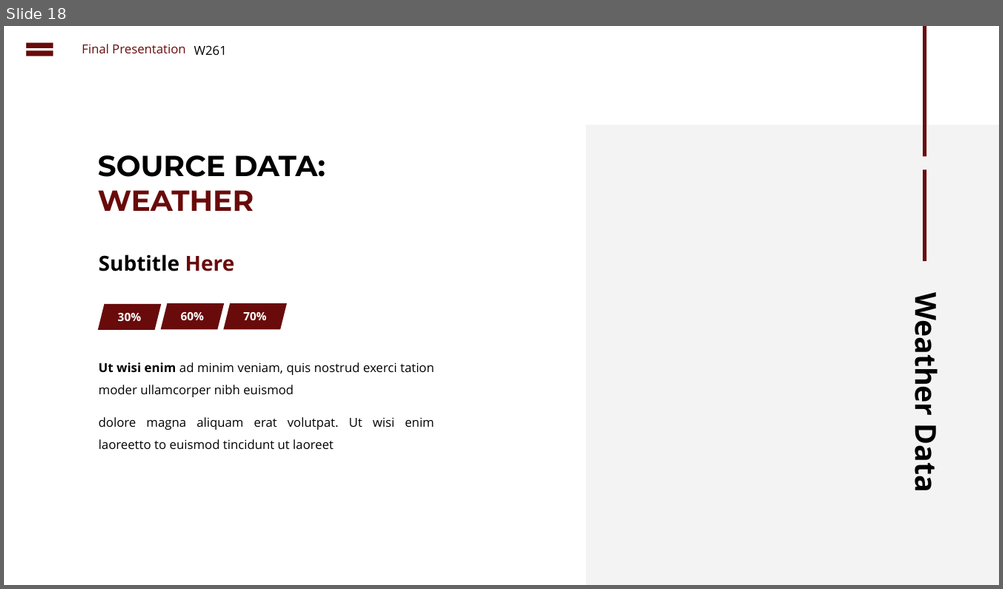
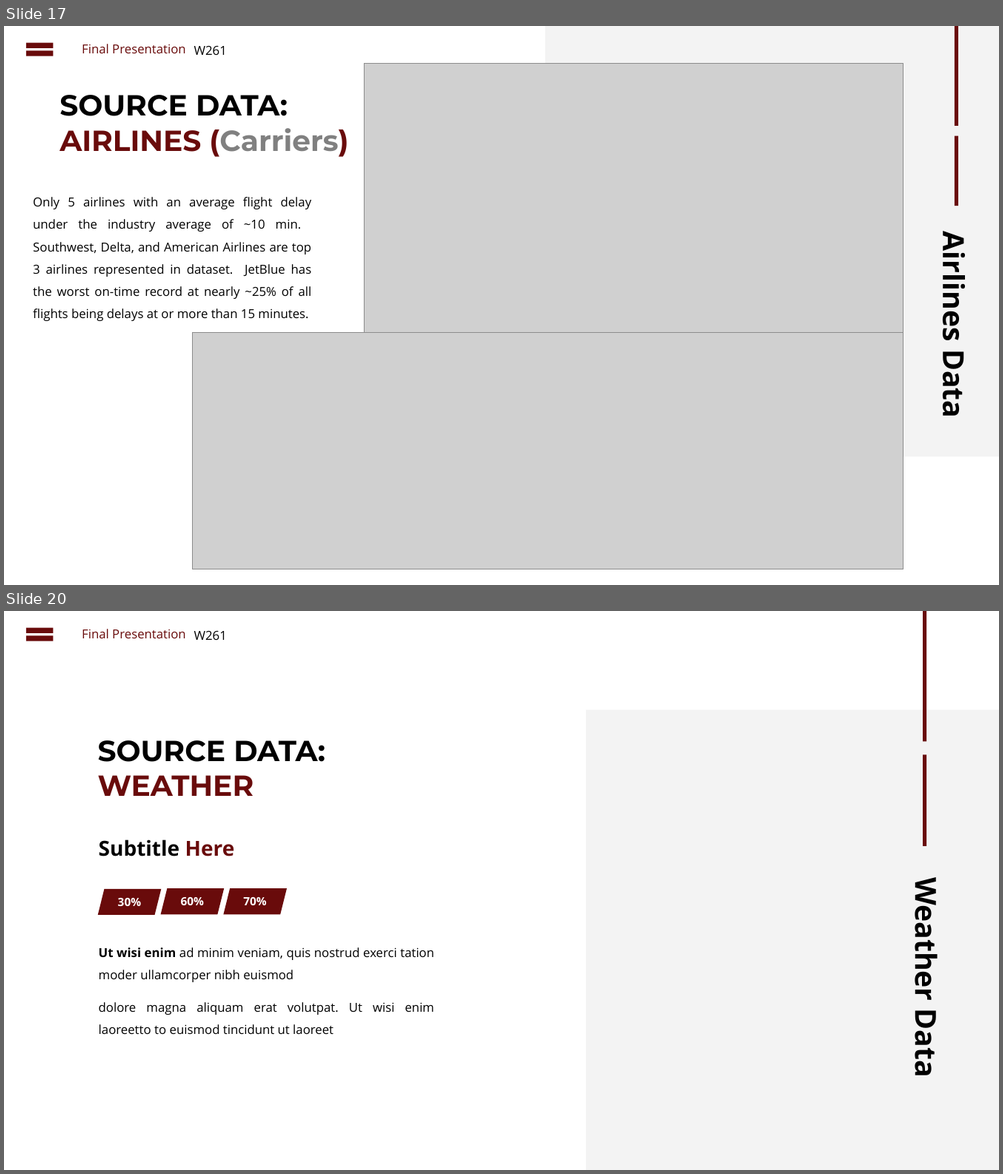
Before and after one commit to cbenge509/flightsontime, a slide deck: presentation/Delayed Flights Prediction - Final.pptx. Shown one above the other, each under a label of ours: slide 18 before the commit, slides 17 and 20 after it; the slides between them are not shown. The pictures are 1003x589 and 1003x1174 pixels, drawn with LibreOffice and Linux fonts; fonts in the diff are those of the drawing; grey boxes stand for pictures. Boxes give left, top, right and bottom in pixels: in the first picture for what was removed or moved away, otherwise in the second. Text is boxed around its words. In the diff, an @@ line names an element or a change of style, - is before the commit and + after.

```diff
--- a/presentation/Delayed Flights Prediction - Final.pptx
+++ b/presentation/Delayed Flights Prediction - Final.pptx
@@ slide 17 added at [4,26,999,585], background #FFFFFF @@
@@ math equal added at [21,38,58,60], fill #690B0B @@
@@ text added at [82,44,186,53], 12 pt, text #690B0B @@
+Final Presentation
@@ text added at [194,46,227,55], 12 pt, text #000000 @@
+W261
@@ rectangle added at [545,26,999,457], fill #F2F2F2 at 90% opacity @@
@@ rectangle added at [955,26,959,126], fill #690B0B @@
@@ picture added at [364,63,904,332] @@
@@ text added at [60,95,348,157], 28 pt, text #000000, bold @@
+SOURCE DATA:
+AIRLINES (Carriers)
@@ rectangle added at [955,136,959,206], fill #690B0B @@
@@ text added at [33,197,312,321], 12 pt, text #000000 @@
+Only 5 airlines with an average flight delay under the industry average of ~10 min. Southwest, Delta, and American Airlines are top 3 airlines represented in dataset. JetBlue has the worst on-time record at nearly ~25% of all flights being delays at or more than 15 minutes.
@@ text added at [934,242,973,416], 28 pt, text #000000, bold @@
+Airlines Data
@@ picture added at [192,332,903,570] @@
@@ what was slide 18 is now slide 20 @@
```
Also in this commit, not shown: 4 slides changed, 4 other slides added, 3 slides removed.
